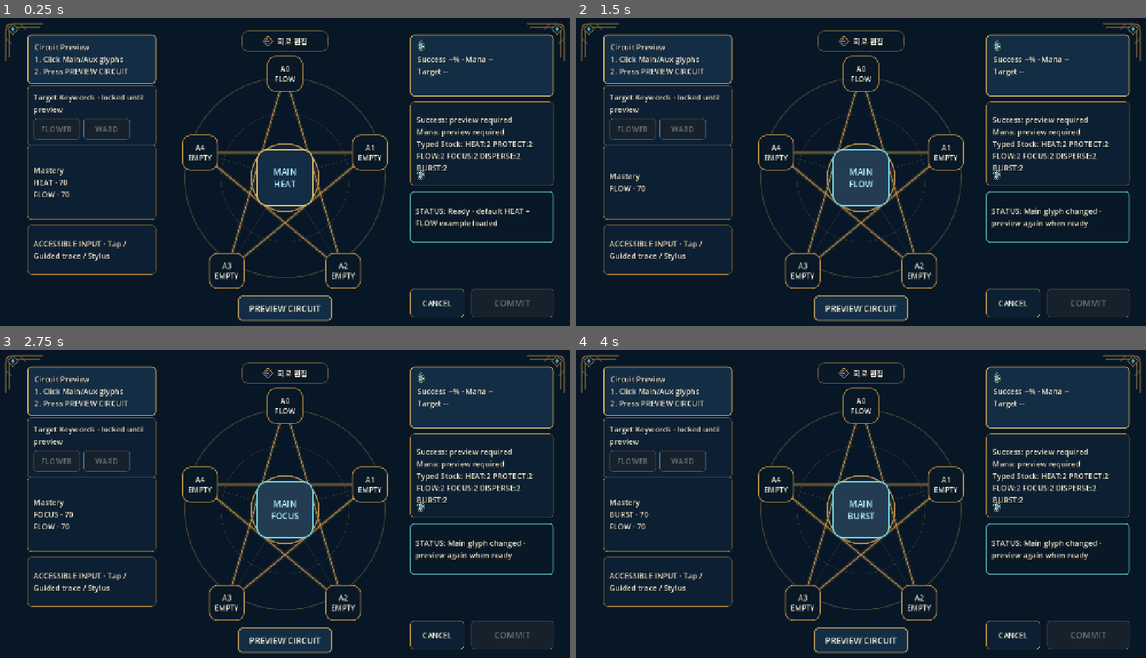
Above: before the commit, frames 1-4 (two rows, left to right).
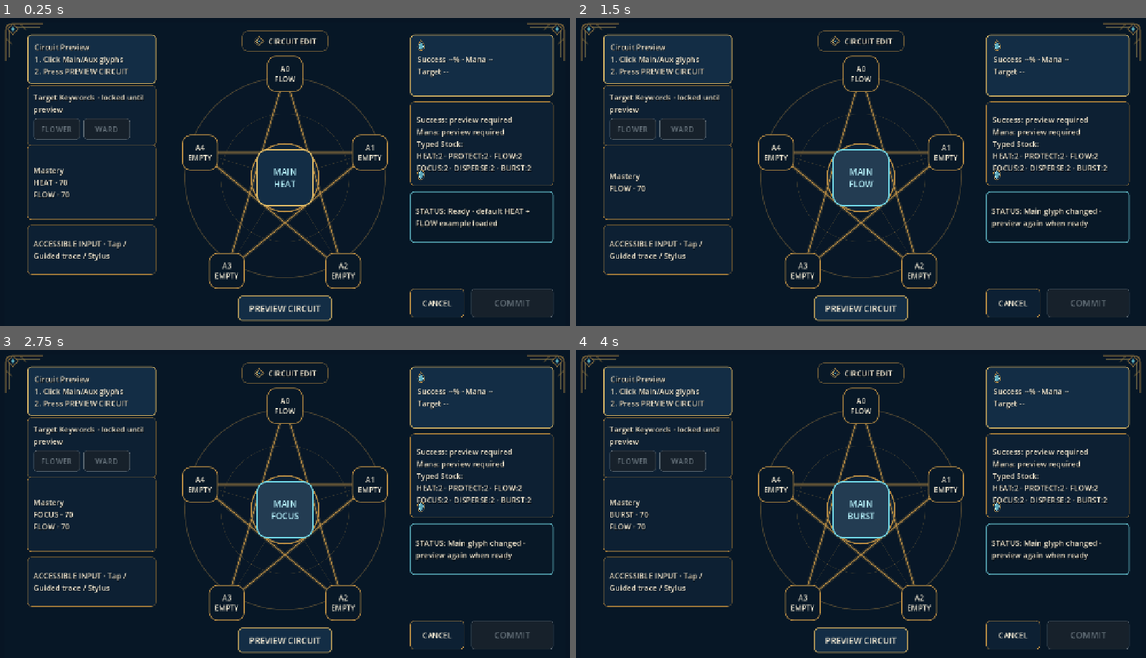
Above: after the commit, the same moments.

Repository: alsdmlals4-eng/GRIMOIRE-
Game: Godot game, scene res://src/ui/star_circuit_harness.tscn
Two runs of this game, one before a commit and one after it. Both use one fixed random seed, a clock stepped at 60 frames per second and the inputs below.
Inputs:
- Up to frame 1 (0.25 s): no input
- Up to frame 2 (1.5 s): click "MAIN HEAT" at 0.5 s; click "MAIN PROTECT" at 1.25 s
- Up to frame 3 (2.75 s): click "MAIN FLOW" at 2 s
- Up to frame 4 (4 s): click "MAIN FOCUS" at 2.75 s; click "MAIN DISPERSE" at 3.5 s

The runs differ from the first frame. In frame 1, 0.8% of the frame differs, in the area x 44-94%, y 5-50%; in frame 2, 0.8%; in frame 3, 0.8%; in frame 4, 0.8%.

Commit message:
fix: remove unsupported Korean glyphs from runtime phase labels

Diff:
--- a/src/ui/star_circuit_harness.gd
+++ b/src/ui/star_circuit_harness.gd
@@ -489,7 +489,7 @@
         ]
     _set_label(
         "SafeArea/BreakdownPanel/Label",
-        "Success: %s\nMana: %s\nTyped Stock: %s" % [
+        "Success: %s\nMana: %s\nTyped Stock:\n%s" % [
             success_text,
             mana_text,
             _stock_summary(),
@@ -503,7 +503,10 @@
     var parts: Array[String] = []
     for glyph_id in GLYPH_IDS:
         parts.append("%s:%s" % [String(glyph_id), int(_stock.matching_count(glyph_id))])
-    return " ".join(parts)
+    return "%s\n%s" % [
+        " · ".join(parts.slice(0, 3)),
+        " · ".join(parts.slice(3, 6)),
+    ]
 
 
 func _auxiliary_names(auxiliaries: Array) -> Array[String]:
@@ -567,19 +570,19 @@
 func _phase_label(state: StringName) -> String:
     match state:
         PHASE_TARGET:
-            return "대상 선택"
+            return "TARGET SELECT"
         PHASE_FINAL:
-            return "최종 미리보기"
+            return "FINAL PREVIEW"
         PHASE_CONFIRM:
-            return "시전 확인"
+            return "COMMIT CONFIRM"
         PHASE_COMMITTED:
-            return "시전 완료"
+            return "COMMITTED"
         VISUAL_INVALID:
-            return "회로 불안정"
+            return "CIRCUIT INVALID"
         &"VALID":
-            return "회로 유효"
+            return "CIRCUIT VALID"
         _:
-            return "회로 편집"
+            return "CIRCUIT EDIT"
 
 
 func _set_edit_enabled(value: bool) -> void:
